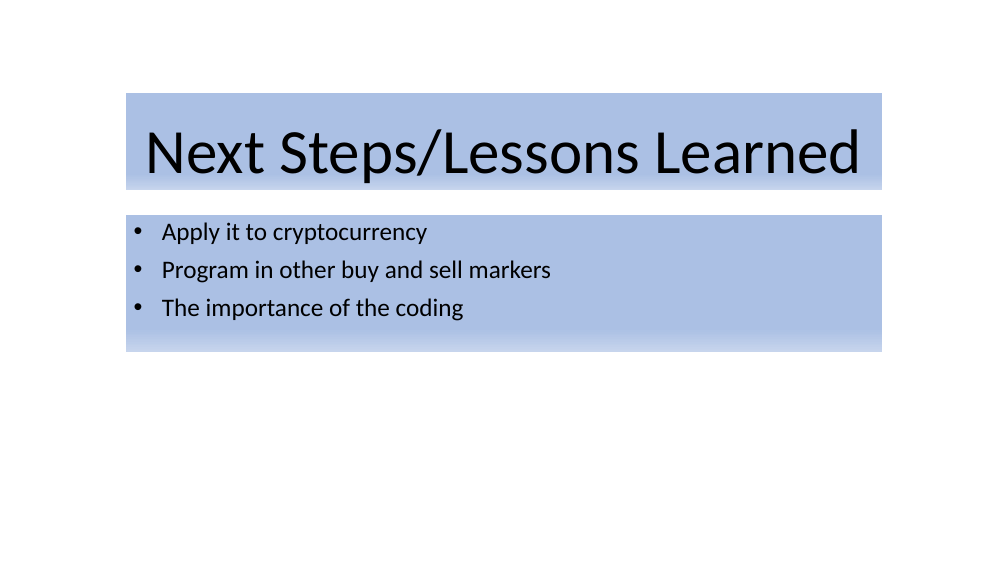
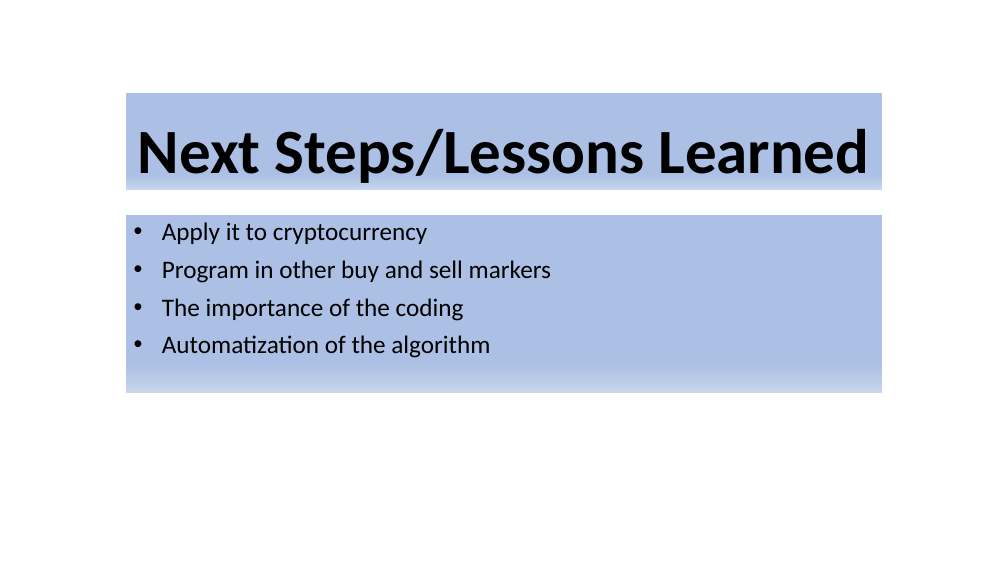
Before and after one commit to nestor39/trading_algorithm, a slide deck: slide 10 of Project_3.pptx (slide 8 before the commit). Drawn at 1008x567 pixels with LibreOffice and Linux fonts; fonts in the diff are those of the drawing. Boxes give left, top, right and bottom in pixels: in the first picture for what was removed or moved away, otherwise in the second. Text is boxed around its words. In the diff, an @@ line names an element or a change of style, - is before the commit and + after.

```diff
--- a/Project_3.pptx
+++ b/Project_3.pptx
@@ title "Next Steps/Lessons Learned" at (126,93,882,191): bold on @@
@@ subtitle "Apply it to cryptocurrency": place and size @@
-subtitle "Apply it to cryptocurrency" at (126,215,882,352)
+subtitle "Apply it to cryptocurrency" at (126,215,882,393)
@@ subtitle at (162,335,490,358): paragraph added @@
+• Automatization of the algorithm
```
Also in this commit, not shown: 7 other slides changed, 2 slides added, 2 other files.
